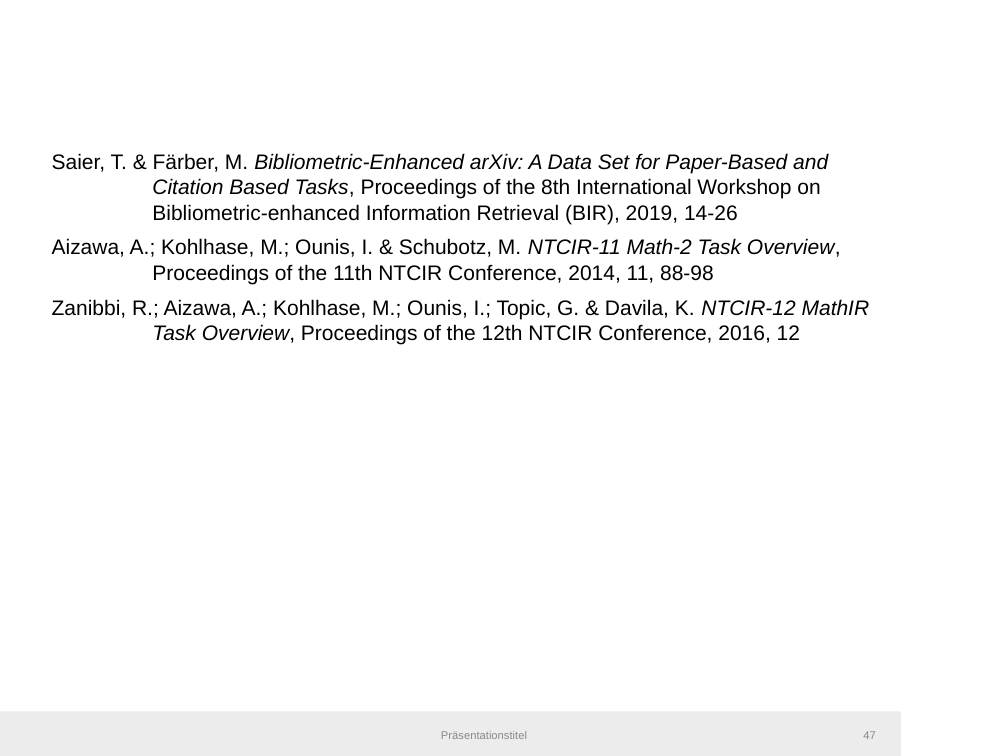
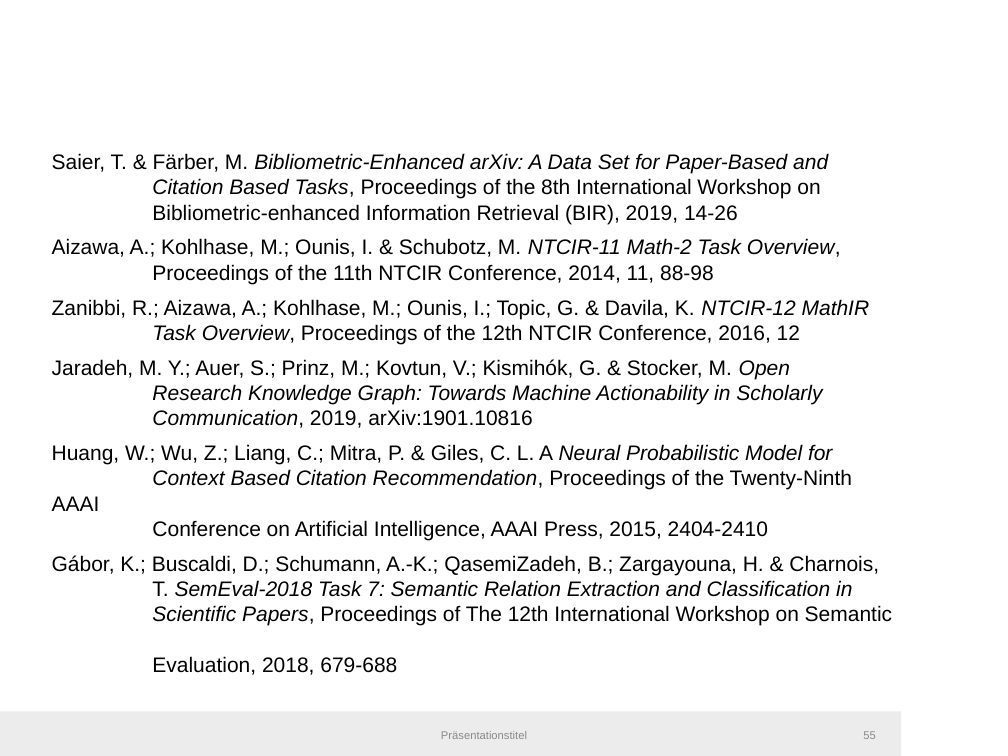
Before and after one commit to IllDepence/master_thesis, a slide deck: slide 55 of pres/pres.odp (slide 47 before the commit). Drawn at 1008x756 pixels with LibreOffice and Linux fonts; fonts in the diff are those of the drawing; background and template pictures are left out. Boxes give left, top, right and bottom in pixels: in the first picture for what was removed or moved away, otherwise in the second. Text is boxed around its words. In the diff, an @@ line names an element or a change of style, - is before the commit and + after.

Commit message:
work on presentation

```diff
--- a/pres/pres.odp
+++ b/pres/pres.odp
@@ text at box(52, 359, 892, 675): paragraphs added @@
+Jaradeh, M. Y.; Auer, S.; Prinz, M.; Kovtun, V.; Kismihók, G. & Stocker, M. Open
+Research Knowledge Graph: Towards Machine Actionability in Scholarly
+Communication, 2019, arXiv:1901.10816
+Huang, W.; Wu, Z.; Liang, C.; Mitra, P. & Giles, C. L. A Neural Probabilistic Model for
+Context Based Citation Recommendation, Proceedings of the Twenty-Ninth AAAI
+Conference on Artificial Intelligence, AAAI Press, 2015, 2404-2410
+Gábor, K.; Buscaldi, D.; Schumann, A.-K.; QasemiZadeh, B.; Zargayouna, H. & Charnois,
+T. SemEval-2018 Task 7: Semantic Relation Extraction and Classification in
+Scientific Papers, Proceedings of The 12th International Workshop on Semantic
+Evaluation, 2018, 679-688
@@ page number at box(863, 731, 875, 739): text changed @@
-47
+55
```
Also in this commit, not shown: 10 other slides changed, 10 slides added, 4 slides removed, 5 other files.
